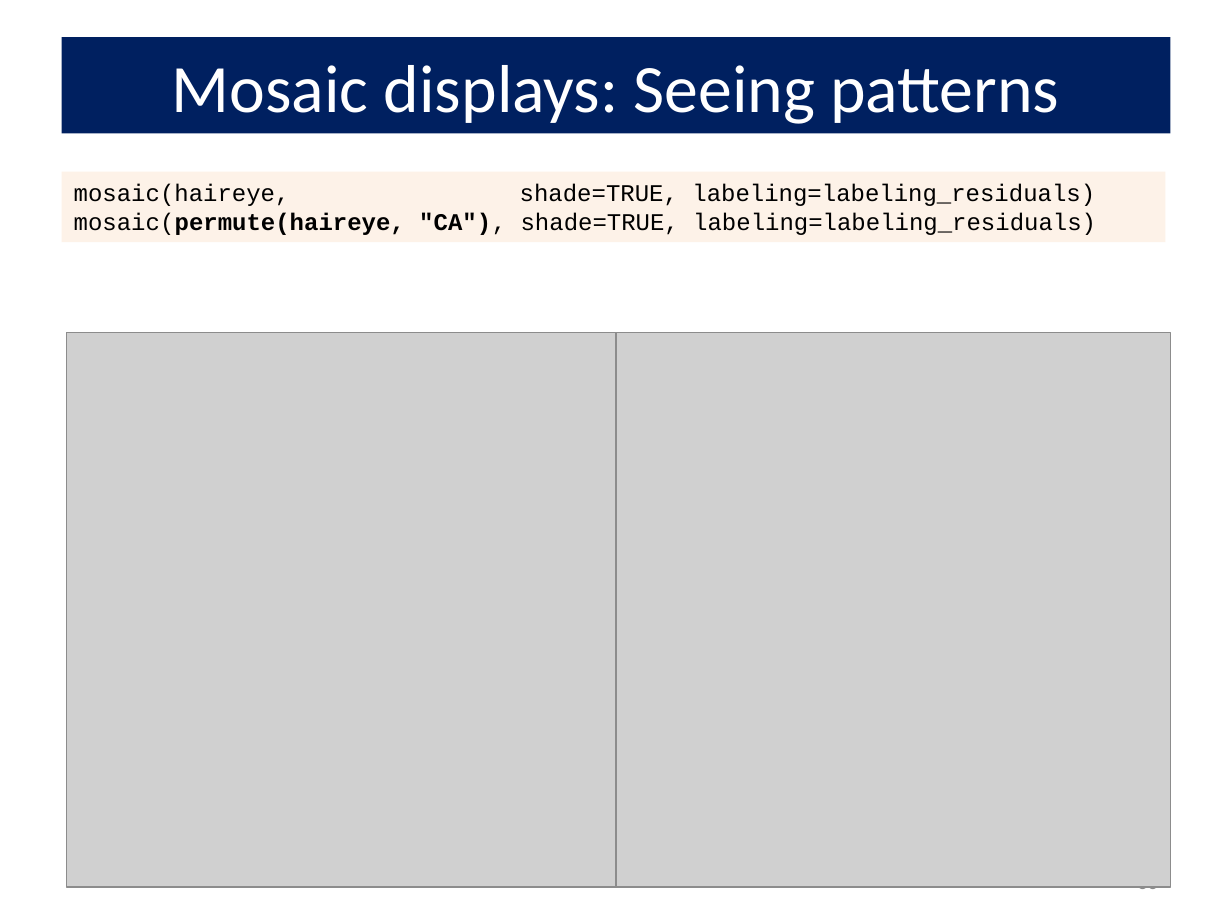
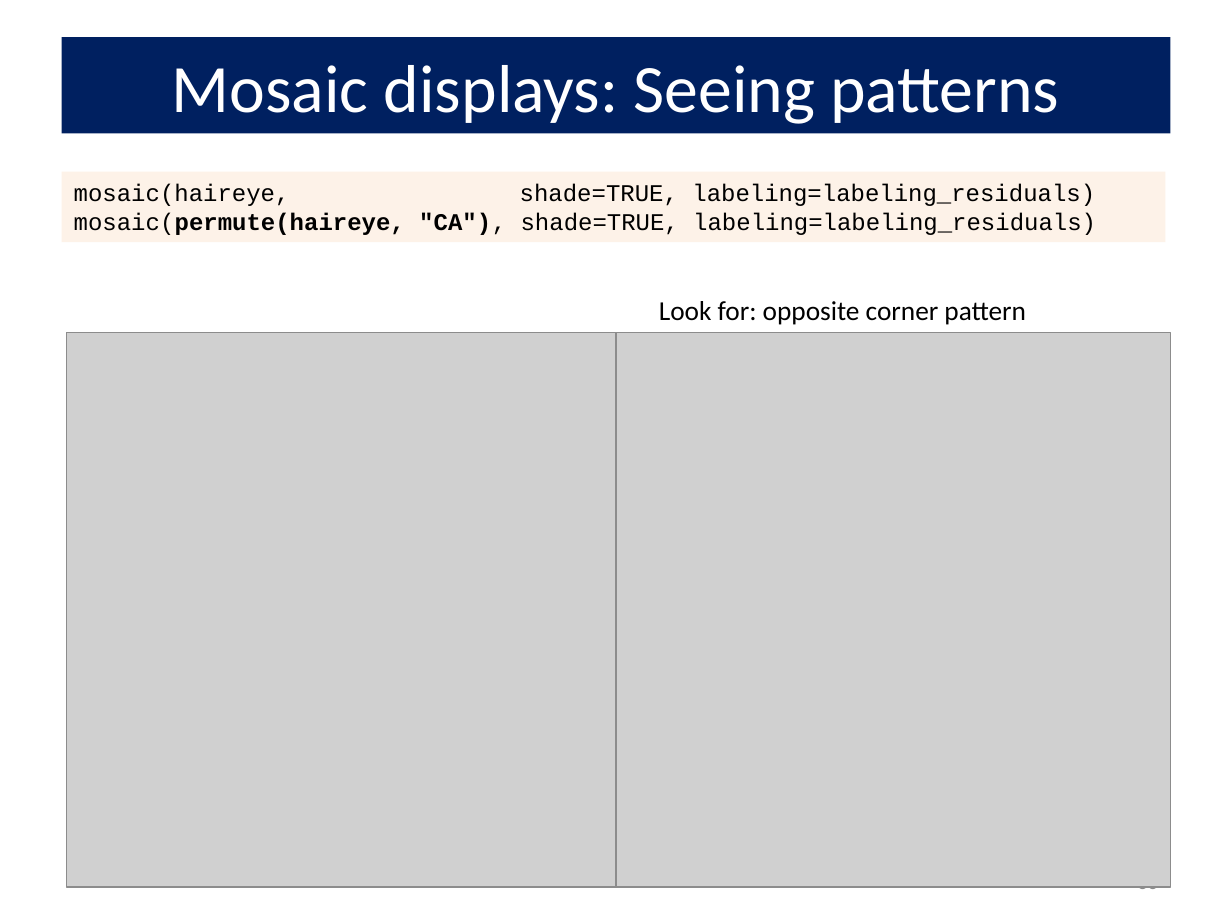
Before and after one commit to friendly/psy6136, a slide deck: slide 36 of lectures/04-Loglin.pptx. Drawn at 1232x924 pixels with LibreOffice and Linux fonts; fonts in the diff are those of the drawing; grey boxes stand for pictures. Boxes give left, top, right and bottom in pixels: in the first picture for what was removed or moved away, otherwise in the second. Text is boxed around its words. In the diff, an @@ line names an element or a change of style, - is before the commit and + after.

```diff
--- a/lectures/04-Loglin.pptx
+++ b/lectures/04-Loglin.pptx
@@ text added at (659,301,1026,325), 16 pt, text #000000 @@
+Look for: opposite corner pattern
```
Also in this commit, not shown: 18 other slides changed, 4 other files.
